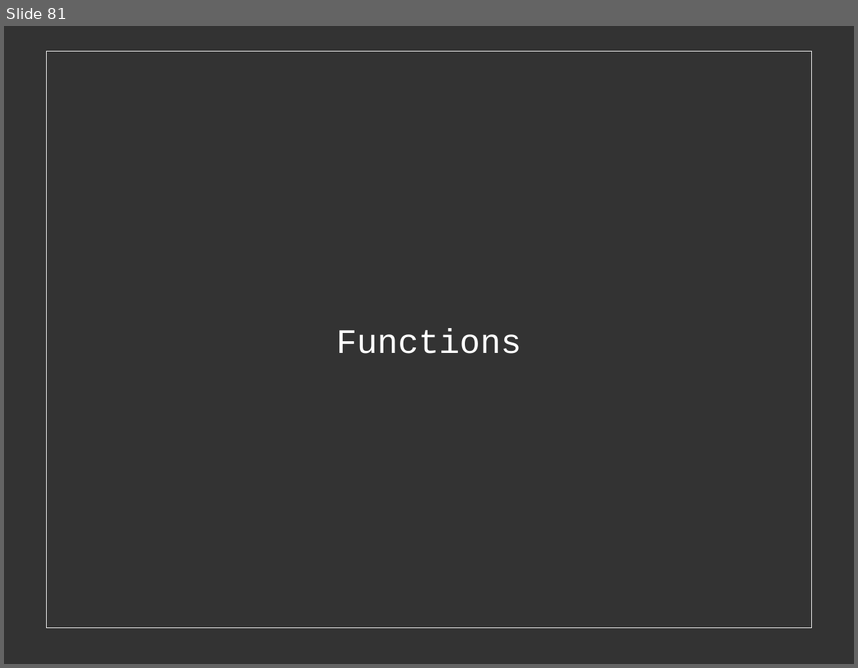
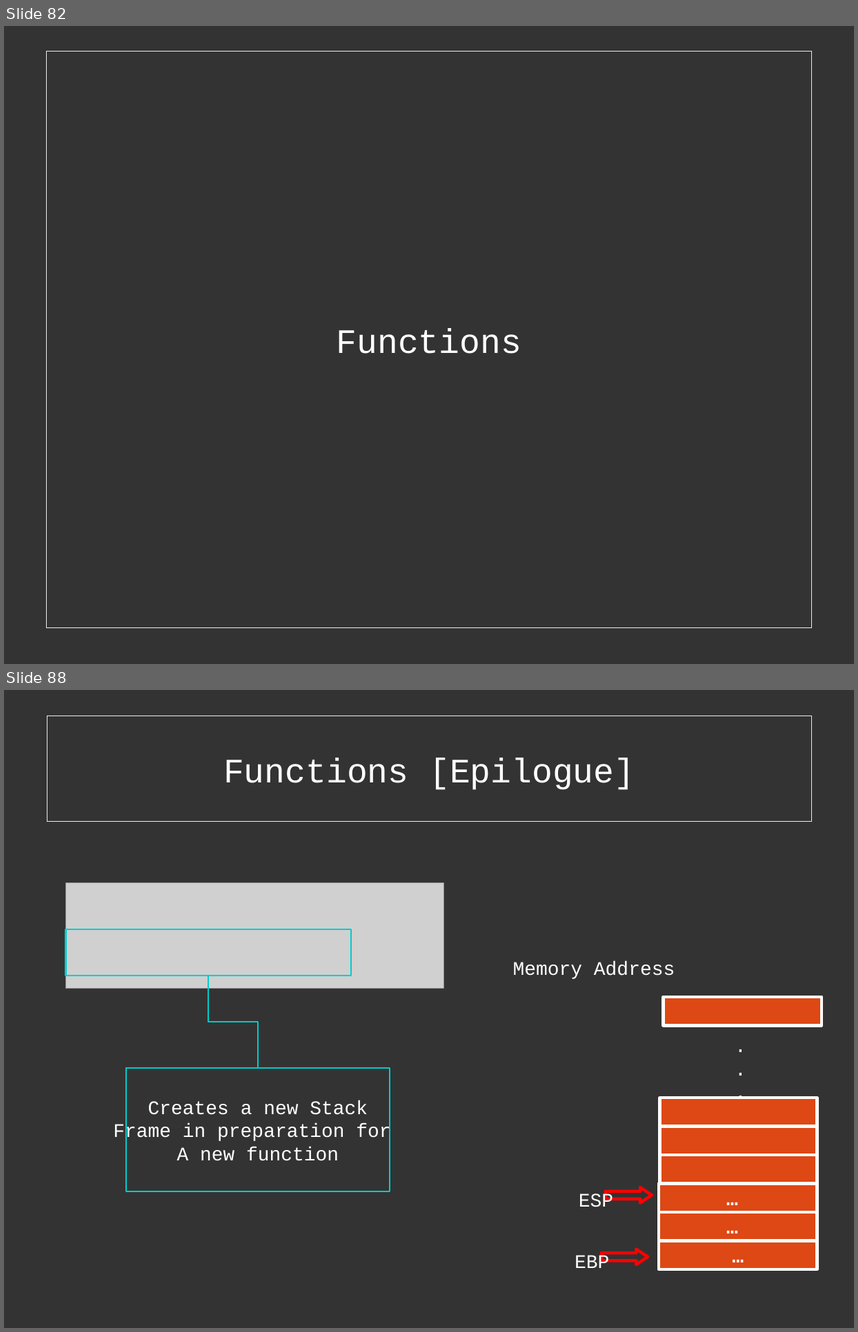
Before and after one commit to cExplr/Reversing_Basics, a slide deck: reversingBasics.odp. Shown one above the other, each under a label of ours: slide 81 before the commit, slides 82 and 88 after it; the slides between them are not shown. The pictures are 858x668 and 858x1332 pixels, drawn with LibreOffice and Linux fonts; fonts in the diff are those of the drawing; grey boxes stand for pictures. Boxes give left, top, right and bottom in pixels: in the first picture for what was removed or moved away, otherwise in the second. Text is boxed around its words. In the diff, an @@ line names an element or a change of style, - is before the commit and + after.

Commit message:
Updated slides to include epilogue

```diff
--- a/reversingBasics.odp
+++ b/reversingBasics.odp
@@ slide 88 added at (x1=4, y1=690, x2=854, y2=1328), background #333333 @@
@@ rectangle added at (x1=47, y1=716, x2=813, y2=822), fill #333333 at 40% opacity, outline #EEEEEE 0 pt, 32 pt, text #FFFFFF @@
+Functions [Epilogue]
@@ picture added at (x1=65, y1=883, x2=444, y2=989) @@
@@ rectangle added at (x1=65, y1=929, x2=351, y2=976), outline #00CCCC 1.45 pt @@
@@ elbow line added from (208, 976) to (258, 1068), #00CCCC 1.45 pt @@
@@ text added at (x1=513, y1=961, x2=675, y2=979), 18 pt, text #FFFFFF @@
+Memory Address
@@ rectangle added at (x1=664, y1=997, x2=822, y2=1025), fill #DD4814, outline #FFFFFF 2.89 pt @@
@@ text added at (x1=728, y1=1029, x2=755, y2=1104), 18 pt, text #FFFFFF @@
+.
+.
+.
@@ rectangle added at (x1=126, y1=1068, x2=390, y2=1192), outline #00CCCC 1.45 pt, 18 pt, text #FFFFFF @@
+Creates a new Stack
+Frame in preparation for
+A new function
@@ rectangle added at (x1=660, y1=1098, x2=817, y2=1127), fill #DD4814, outline #FFFFFF 2.89 pt @@
@@ rectangle added at (x1=660, y1=1127, x2=817, y2=1155), fill #DD4814, outline #FFFFFF 2.89 pt @@
@@ rectangle added at (x1=660, y1=1155, x2=817, y2=1183), fill #DD4814, outline #FFFFFF 2.89 pt @@
@@ rectangle added at (x1=659, y1=1183, x2=817, y2=1212), fill #DD4814, outline #FFFFFF 2.89 pt, 18 pt, text #FFFFFF, bold @@
+…
@@ text added at (x1=579, y1=1193, x2=613, y2=1208), 18 pt, text #FFFFFF @@
+ESP
@@ right arrow added at (x1=606, y1=1187, x2=652, y2=1203), outline #FF0000 2.89 pt @@
@@ rectangle added at (x1=659, y1=1212, x2=817, y2=1241), fill #DD4814, outline #FFFFFF 2.89 pt, 18 pt, text #FFFFFF, bold @@
+…
@@ rectangle added at (x1=659, y1=1241, x2=817, y2=1270), fill #DD4814, outline #FFFFFF 2.89 pt, 18 pt, text #FFFFFF, bold @@
+…
@@ text added at (x1=575, y1=1254, x2=609, y2=1268), 18 pt, text #FFFFFF @@
+EBP
@@ right arrow added at (x1=602, y1=1250, x2=648, y2=1265), outline #FF0000 2.89 pt @@
@@ what was slide 81 is now slide 82 @@
```
Also in this commit, not shown: 9 slides changed, 13 other slides added, 5 other files.
